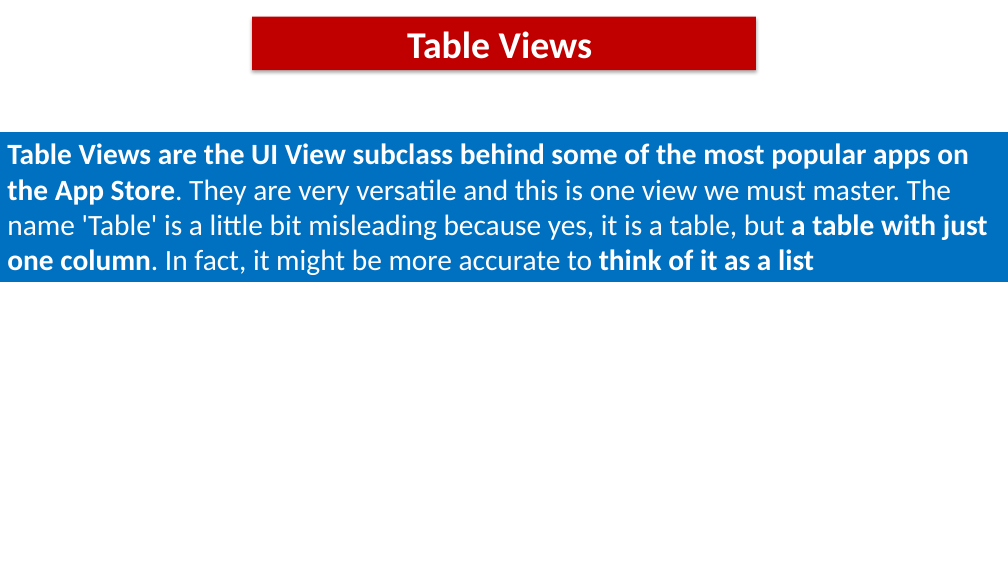
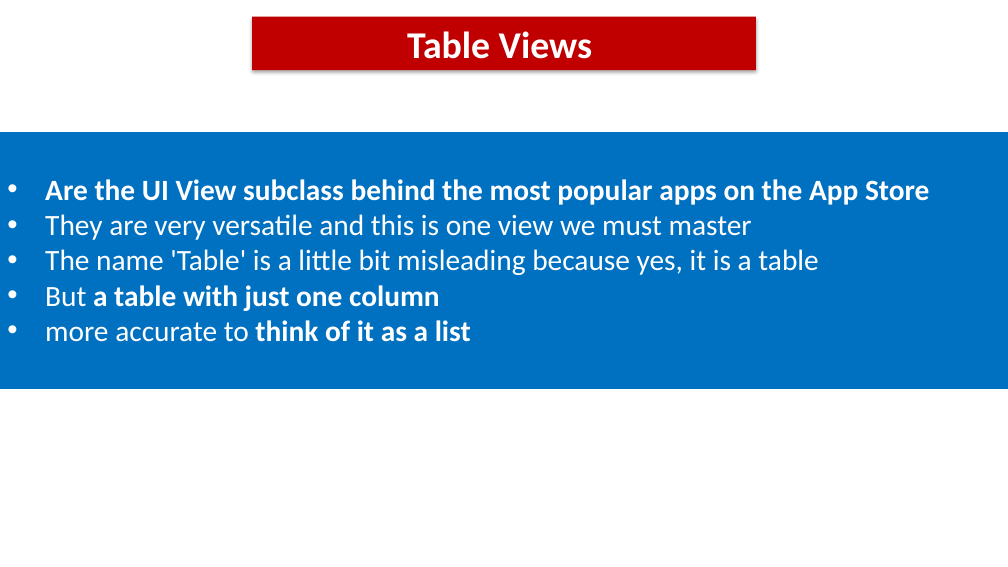
Before and after one commit to MajesticCode/IOS, a slide deck: slide 1 of Intermediate/TableViewsCD.pptx. Drawn at 1008x567 pixels with LibreOffice and Linux fonts; fonts in the diff are those of the drawing. Boxes give left, top, right and bottom in pixels: in the first picture for what was removed or moved away, otherwise in the second. Text is boxed around its words. In the diff, an @@ line names an element or a change of style, - is before the commit and + after.

```diff
--- a/Intermediate/TableViewsCD.pptx
+++ b/Intermediate/TableViewsCD.pptx
@@ rectangle "Are the UI View subclass ...": place and size @@
-rectangle "Are the UI View subclass ..." at box(0, 132, 1008, 282)
+rectangle "Are the UI View subclass ..." at box(0, 132, 1008, 389)
@@ text in rectangle at box(45, 179, 929, 342): text changed @@
-Table Views are the UI View subclass behind some of the most popular apps on the App Store. They are very versatile and this is one view we must master. The name 'Table' is a little bit misleading because yes, it is a table, but a table with just one column. In fact, it might be more accurate to think of it as a list
+• Are the UI View subclass behind the most popular apps on the App Store
+• They are very versatile and this is one view we must master
+• The name 'Table' is a little bit misleading because yes, it is a table
+• But a table with just one column
+• more accurate to think of it as a list
```
Also in this commit, not shown: 2 other slides changed, 1 other file.
